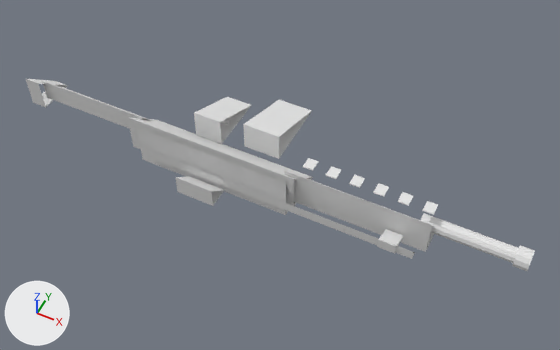
The OBJ model assets/weapons/models/cssbc_ak12.obj, before and after one commit.
Rendered twice from a 50 mm lens placed at (2.08, -3.46, 4.25), pointed at (0.32, 0.05, -0.14). Every picture has the same lights, and +X, +Y and +Z are marked at lower left. The first picture is the older version. Where no turn or scale is listed for an object, it has been applied to the vertices.

In view in the first picture: 'Barrel', 'Butt', 'Grip', 'Handguard', 'Mag', 'Muzzle', 'Optic', 'Rail', 'Receiver', 'Sight', 'Stock', 'Trigger', 'Upper', 'VentR', 'VentR.001', 'VentR.002', 'VentR.003', 'VentR.004', 'VentR.005'.
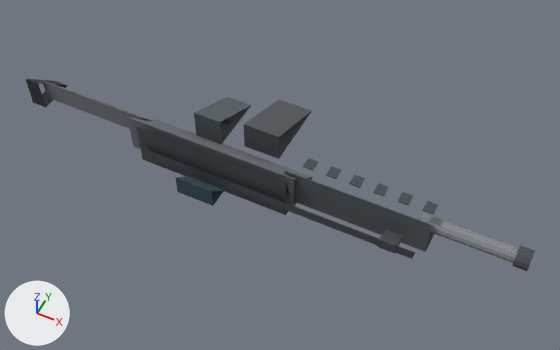
Commit message: Link weapon OBJ material palette

Boxes (x1, y1, x2, y2) around the edits, measured in the pictures (560 x 350 px):
'Handguard', recoloured (white to dark grey)
    both: (285, 171, 434, 252)
'Upper', recoloured (white to dark grey)
    both: (136, 127, 290, 215)
'Receiver', recoloured (white to grey)
    both: (127, 117, 313, 206)
'Mag', recoloured (white to dark grey)
    both: (243, 100, 311, 159)
'Rail', recoloured
    both: (142, 148, 415, 259)
'Grip', recoloured (white to dark grey)
    both: (194, 97, 251, 144)
'Barrel', recoloured (white to grey)
    both: (420, 213, 519, 263)
'Stock', recoloured (white to grey)
    both: (42, 81, 149, 129)
'Optic', recoloured (white to dark cyan)
    both: (175, 176, 224, 206)
'Butt', recoloured (white to dark grey)
    both: (26, 79, 68, 107)
'Sight', recoloured (white to dark grey)
    both: (377, 229, 403, 254)
'Muzzle', recoloured (white to dark grey)
    both: (512, 245, 535, 271)
'VentR', recoloured
    both: (422, 201, 438, 215)
'VentR.001', recoloured
    both: (398, 192, 413, 206)
'VentR.002', recoloured
    both: (373, 183, 389, 197)
'VentR.003', recoloured
    both: (349, 175, 365, 188)
'VentR.004', recoloured
    both: (326, 166, 341, 179)
'VentR.005', recoloured
    both: (303, 158, 319, 171)
'Trigger', recoloured
    both: (221, 118, 233, 125)

What changed in the scene script:
```text
Change mat_metal:
    mat_metal.base_color: (0.8, 0.8, 0.8) -> (0.24, 0.26, 0.28)  # white #e7e7e7 -> grey #868b90
Change mat_rubber:
    mat_rubber.base_color: (0.8, 0.8, 0.8) -> (0.035, 0.04, 0.045)  # white #e7e7e7 -> dark grey #35383c
Change mat_polymer:
    mat_polymer.base_color: (0.8, 0.8, 0.8) -> (0.1, 0.12, 0.13)  # white #e7e7e7 -> dark grey #596165
Change mat_magazine:
    mat_magazine.base_color: (0.8, 0.8, 0.8) -> (0.09, 0.1, 0.11)  # white #e7e7e7 -> dark grey #55595d
Change mat_darkmetal:
    mat_darkmetal.base_color: (0.8, 0.8, 0.8) -> (0.07, 0.08, 0.09)  # white #e7e7e7 -> dark grey #4b5055
Change mat_optic:
    mat_optic.base_color: (0.8, 0.8, 0.8) -> (0.04, 0.08, 0.1)  # white #e7e7e7 -> dark cyan #385059
Change mat_receiver:
    mat_receiver.base_color: (0.8, 0.8, 0.8) -> (0.16, 0.18, 0.2)  # white #e7e7e7 -> grey #6f767c
Change mat_stock:
    mat_stock.base_color: (0.8, 0.8, 0.8) -> (0.18, 0.2, 0.21)  # white #e7e7e7 -> grey #767c7e
```
